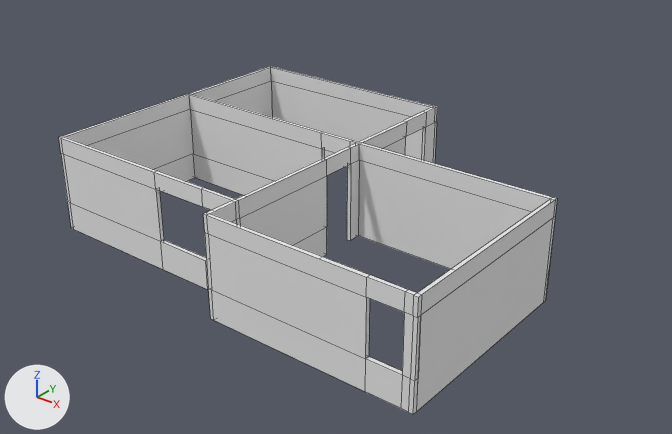
The Blender file Material/Asset_Rumah/Tembok/Tembok.blend, before and after one commit.
One viewpoint serves both versions: a 50 mm camera at (18.39, -18.16, 12.88) aimed at (2.94, 1.14, 0.91). The lights are fixed; the arrows at lower left show +X, +Y and +Z. Mesh edges are drawn as thin lines.

The first picture shows 'Tembok'.
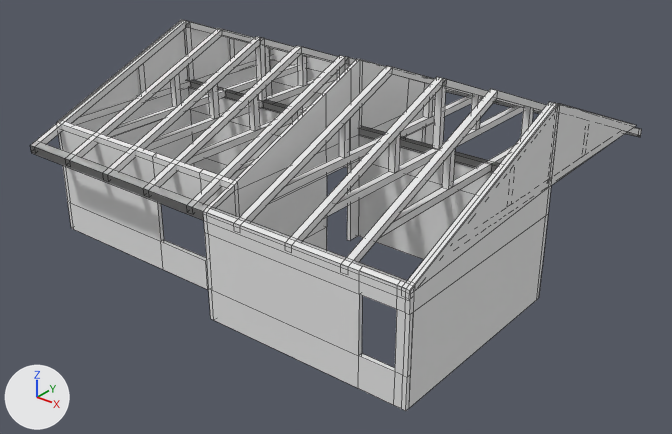
The change in detail:
Material 'Material.000' (mat_material_000) is new.
Its base color is (0.8, 0.8, 0.8) (white #e7e7e7).
me_cube_015 is used by ob_tembok; location (0.0, 2.06, 0.0).
me_cube_015 had 216 vertices, 220 faces and spanned x -4.12..9.34, y -6.18..4.08, z 0.0..3.0.
me_cube_015 no longer uses material mat_material_002 (white #e7e7e7).
me_cube_015 now has 299 vertices, 301 faces and spans x -4.2..9.14, y -6.18..5.46, z 0.0..5.51.
Part 1, on me_cube_015:
1 vertex is removed from x -4.0, y -5.06, z 3.0.
30 faces are deleted.
42 vertices in x 8.0..9.34, y -6.18..0.06, z 0.0..3.0 move by (-0.2, 0.0, 0.0).
39 vertices in x -4.12..3.12, y -5.18..4.08, z 3.0 move by (0.0, 0.0, 0.3).
3 vertices in x 9.22..9.34, y -0.06..0.06, z 3.0 move by (-0.2, 0.0, 0.3).
1 vertex moves from x 9.34, y -0.06, z 3.0 to x 9.02, y -0.06, z 5.51.
16 vertices are added at x -4.12..9.14, y -5.07..5.46, z 3.3..5.35.
6 new vertices lie (0.0, 0.0, 2.17) away from vertices in x -4.12..9.34, y 0.06, z 3.0.
6 new vertices lie (0.0, 0.0, 0.17) away from vertices in x -4.12..3.12, y -5.18, z 3.0.
6 new vertices lie (0.0, 0.12, 0.05) away from vertices in x -4.12..3.12, y -5.18, z 3.47.
6 new vertices lie (0.0, 0.0, 0.14) away from vertices in x 3.0..9.34, y -6.06, z 3.0.
6 new vertices lie (0.0, 0.0, 0.08) away from vertices in x 3.0..9.34, y -6.18, z 3.0.
5 new vertices lie (0.0, -0.12, 0.04) away from vertices in x -4.12..9.14, y 0.06, z 5.47.
5 new vertices lie (0.12, 0.0, 0.0) away from vertices in x 3.0..9.02, y -1.56..5.46, z 3.37..5.35.
85 new faces join them.
me_cube_015 now uses material mat_material_000 (white #e7e7e7).
Mesh me_cube_013 is new.
It has 448 vertices, 260 faces and spans x -4.1..9.1, y -6.1..6.1, z 2.81..5.5.
It uses material mat_material_002 (white #e7e7e7).
Object 'Rangka_Genteng' (ob_rangka_genteng) is new; it shows me_cube_013.
Its location is (0.0, 2.0, 0.0).

Boxes [x1, y1, x2, y2] around the edits, measured in the pictures (672 x 434 px):
'Tembok', reshaped (16% wider, 12% taller): before [59, 66, 557, 414]; after [57, 20, 636, 411]
'Rangka_Genteng', added: after [31, 21, 642, 284]
